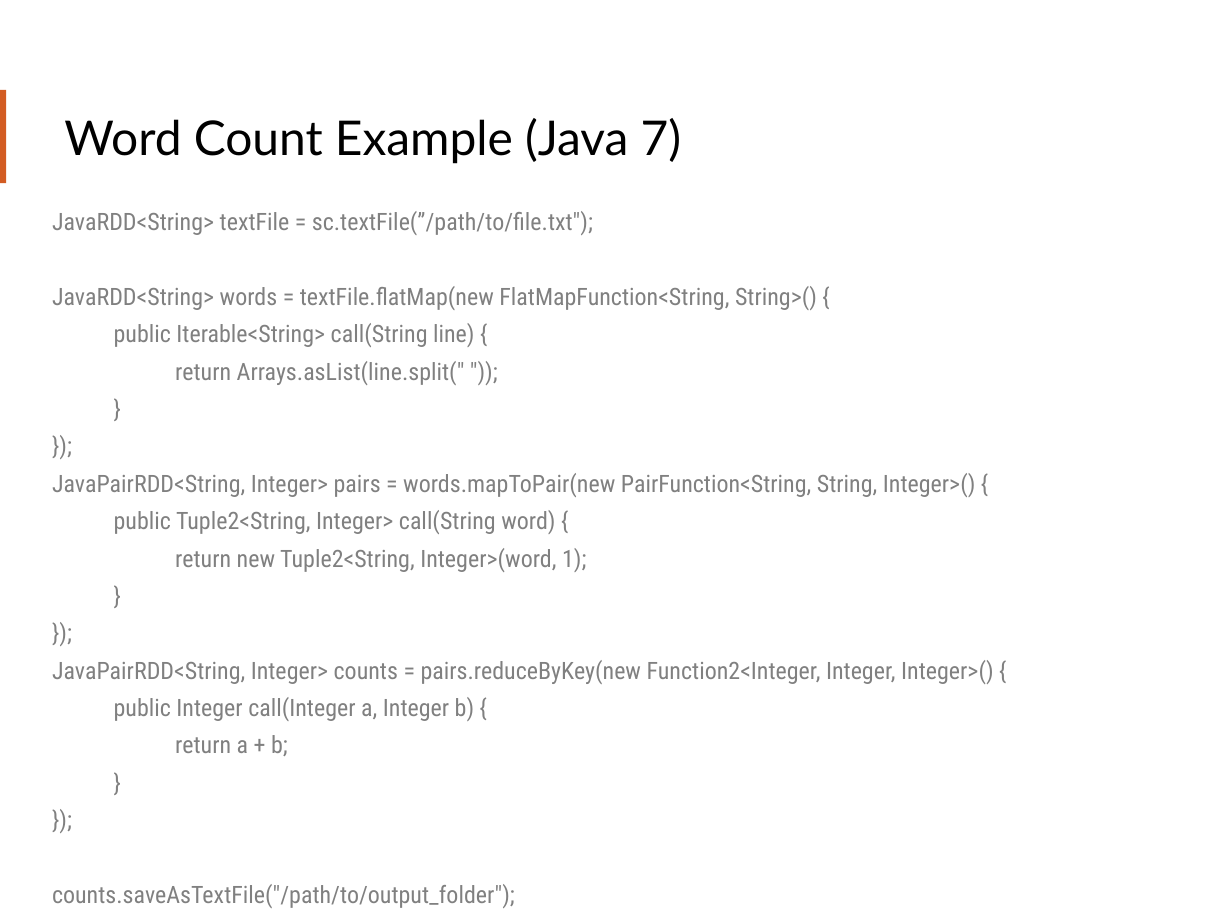
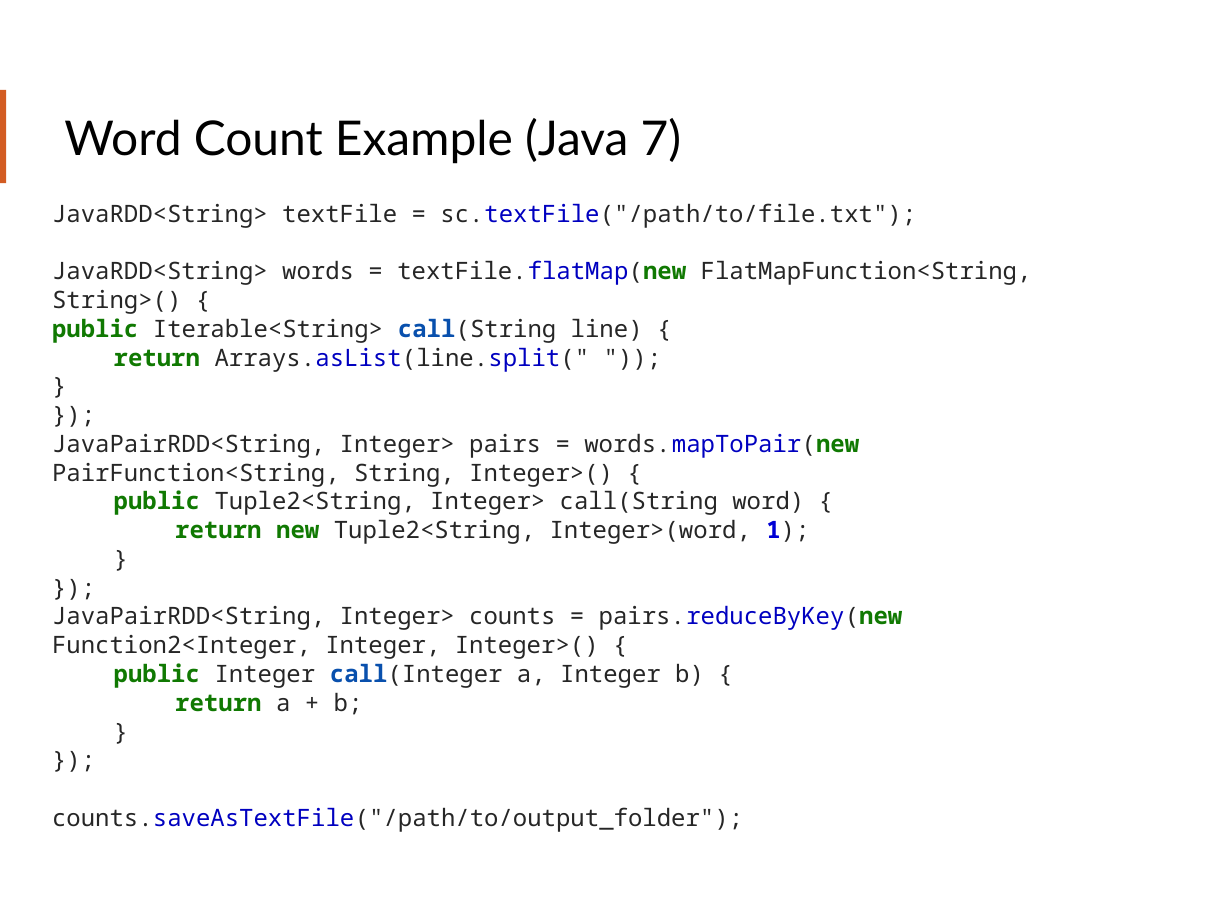
Before and after one commit to teamclairvoyant/intro-to-spark, a slide deck: slide 38 of Intro to Apache Spark Slides.pptx. Drawn at 1232x924 pixels with LibreOffice and Linux fonts; fonts in the diff are those of the drawing. Boxes give left, top, right and bottom in pixels: in the first picture for what was removed or moved away, otherwise in the second. Text is boxed around its words. In the diff, an @@ line names an element or a change of style, - is before the commit and + after.

Commit message:
Formatted the code snippets and reviewed the ppt.

```diff
--- a/Intro to Apache Spark Slides.pptx
+++ b/Intro to Apache Spark Slides.pptx
@@ text at [52, 203, 916, 228]: text changed; font Roboto Condensed to Noto Sans Mono; text colour #808080 to #262626 @@
-JavaRDD<String> textFile = sc.textFile(”/path/to/file.txt");
+JavaRDD<String> textFile = sc.textFile("/path/to/file.txt");
@@ text at [52, 260, 1032, 832]: font Roboto Condensed to Noto Sans Mono; text colour #808080 to #262626 in "JavaRDD<String> words = textFile.flatMap(new FlatMapFunction ...", "Iterable<String> call(String line) {", "Arrays.asList(line.split(" "));", "}" and 12 more places; text colour #808080 to #0000C0 in "textFile.flatMap(new", "Arrays.asList(line.split("", "words.mapToPair(new", "pairs.reduceByKey(new" and 1 more places; text colour #808080 to #107902 in "textFile.flatMap(new", "public", "return", "words.mapToPair(new" and 5 more places; bold on in "textFile.flatMap(new", "public call(String", "return", "words.mapToPair(new" and 5 more places; text colour #808080 to #0950AD in "call(String", "call(Integer"; text colour #808080 to #0000D5 in "1);"; line spacing 1.3 to 1; list level 2 to 1 in "public Iterable<String> call(String line) {"; list level 2 to 1 in "return Arrays.asList(line.split(" "));"; list level 2 to 1 in "}" @@
```
Also in this commit, not shown: 20 other slides changed.
